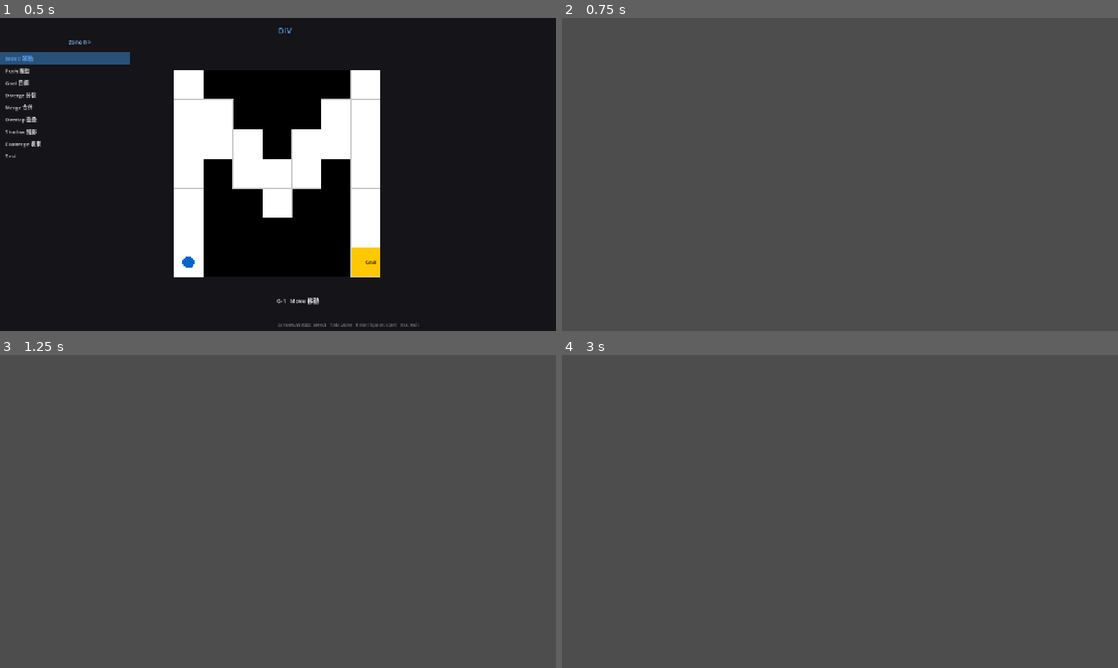
Above: before the commit, frames 1-4 (two rows, left to right).
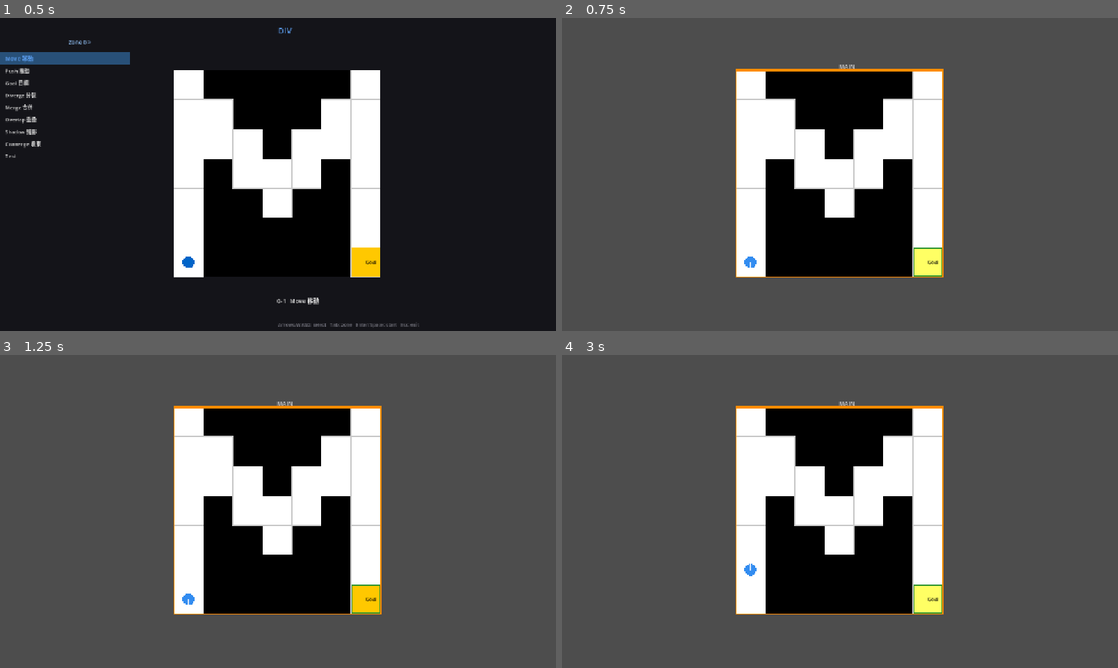
Above: after the commit, the same moments.

Repository: Periodev/DIV
Game: Godot game, scene res://scenes/main.tscn
Same seed, same stepped clock (60 frames per second), same inputs: the game is played once before the commit and once after it.
Inputs:
- Up to frame 1 (0.5 s): no input
- Up to frame 2 (0.75 s): tap Enter at 0.5 s; hold D from 0.53 s (still down); tap R at 0.6 s
- Up to frame 3 (1.25 s): keep holding D; tap Space at 0.77 s
- Up to frame 4 (3 s): release D at 1.28 s; hold S 1.28-2.03 s; tap V at 1.35 s; tap Space at 1.52, 2 s; hold D 2.03-2.78 s; tap C at 2.1 s; hold W from 2.78 s (still down); tap F at 2.85 s

Frame 1 is identical in both runs. In frame 2, 25% of the frame differs, in the area x 31-69%, y 14-83%; in frame 3, 25%; in frame 4, 25%.
Error before the commit: Parse Error: Cannot infer the type of "gs" variable because the value doesn't have a set type. (res://scripts/GameRenderer.gd:77)

Commit message:
fix(godot): resolve type inference errors in GameRenderer
- Type _spec as PresentationModel.BranchViewSpec so all typed fields
  (state, cell_size, scale, alpha, border_color, etc.) infer correctly
- Type draw_frame() parameter explicitly for the same reason
- Explicit var gs/eff/gpx/a/blink_on declarations where int×float
  arithmetic or untyped fields still block :=  inference
- var ih (interaction_hint is untyped in BranchViewSpec) uses plain =

Co-Authored-By: Claude Sonnet 4.6 <noreply@anthropic.com>

Diff:
--- a/godot/scripts/GameRenderer.gd
+++ b/godot/scripts/GameRenderer.gd
@@ -50,7 +50,7 @@
 # Current spec (set by draw_frame)
 # ---------------------------------------------------------------------------
 
-var _spec = null  # PresentationModel.BranchViewSpec or null
+var _spec: PresentationModel.BranchViewSpec = null
 
 
 # ---------------------------------------------------------------------------
@@ -59,7 +59,7 @@
 
 ## Called by GameScene every time the visual state changes.
 ## Sets this node's position from the spec and triggers a redraw.
-func draw_frame(spec) -> void:
+func draw_frame(spec: PresentationModel.BranchViewSpec) -> void:
 	_spec = spec
 	if spec != null:
 		position = Vector2(spec.pos_x, spec.pos_y)
@@ -74,10 +74,10 @@
 	if _spec == null or _spec.state == null:
 		return
 
-	var gs  := _spec.state.grid_size
-	var eff := _spec.cell_size * _spec.scale   # effective pixel size per cell
-	var gpx := eff * gs                         # total panel size in pixels
-	var a   := _spec.alpha
+	var gs:  int   = _spec.state.grid_size
+	var eff: float = _spec.cell_size * _spec.scale   # effective pixel size per cell
+	var gpx: float = eff * gs                         # total panel size in pixels
+	var a:   float = _spec.alpha
 
 	# Background
 	draw_rect(Rect2(0, 0, gpx, gpx), _col(COLOR_BG, a))
@@ -90,7 +90,7 @@
 
 	# Interaction hint highlight
 	if _spec.interaction_hint != null:
-		var ih := _spec.interaction_hint
+		var ih = _spec.interaction_hint
 		if ih.target_pos != Vector2i(-1, -1):
 			_draw_hint_highlight(ih.target_pos, ih.color, eff, a)
 
@@ -113,7 +113,7 @@
 # ---------------------------------------------------------------------------
 
 func _draw_terrain(gs: int, eff: float, a: float) -> void:
-	var blink_on := (_spec.animation_frame % 2) == 0
+	var blink_on: bool = (_spec.animation_frame % 2) == 0
 
 	for y in gs:
 		for x in gs:
@@ -350,7 +350,7 @@
 
 func _draw_title(gpx: float, a: float) -> void:
 	var col  := _col(COLOR_TITLE, a)
-	var eff  := float(_spec.cell_size) * _spec.scale
+	var eff: float = _spec.cell_size * _spec.scale
 	var size := int(16.0 * (eff / 80.0))
 	_draw_center_text(_spec.title, Vector2(gpx * 0.5, -8.0), size, col)
 
